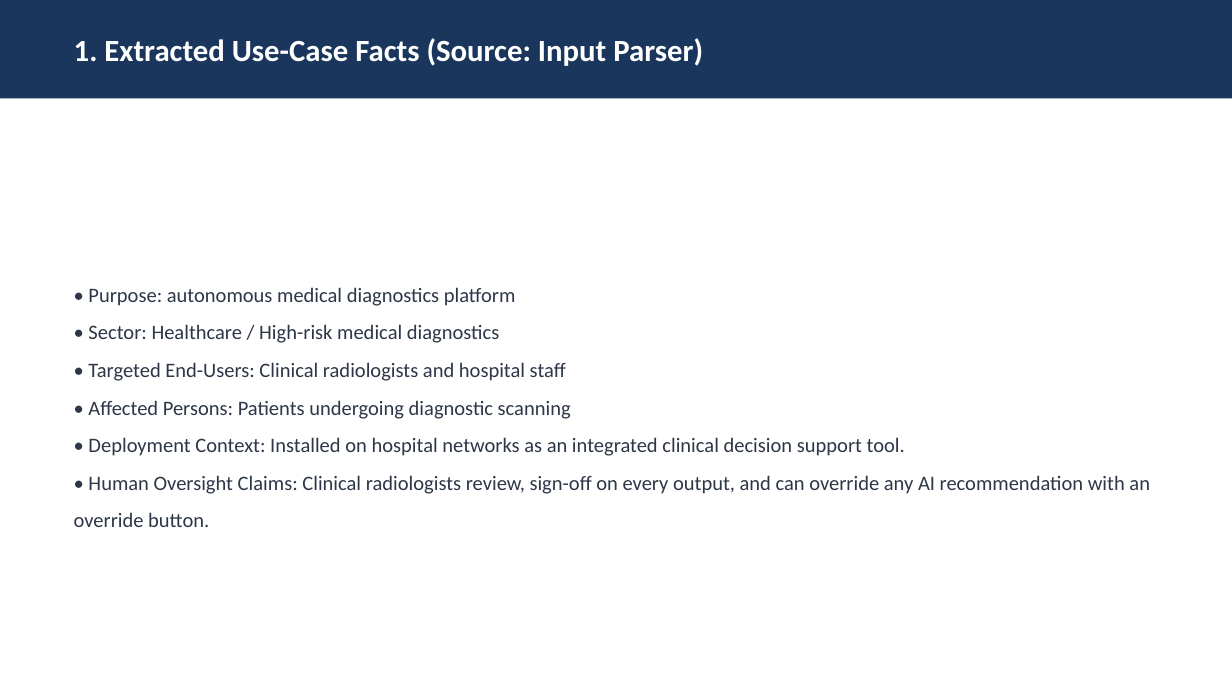
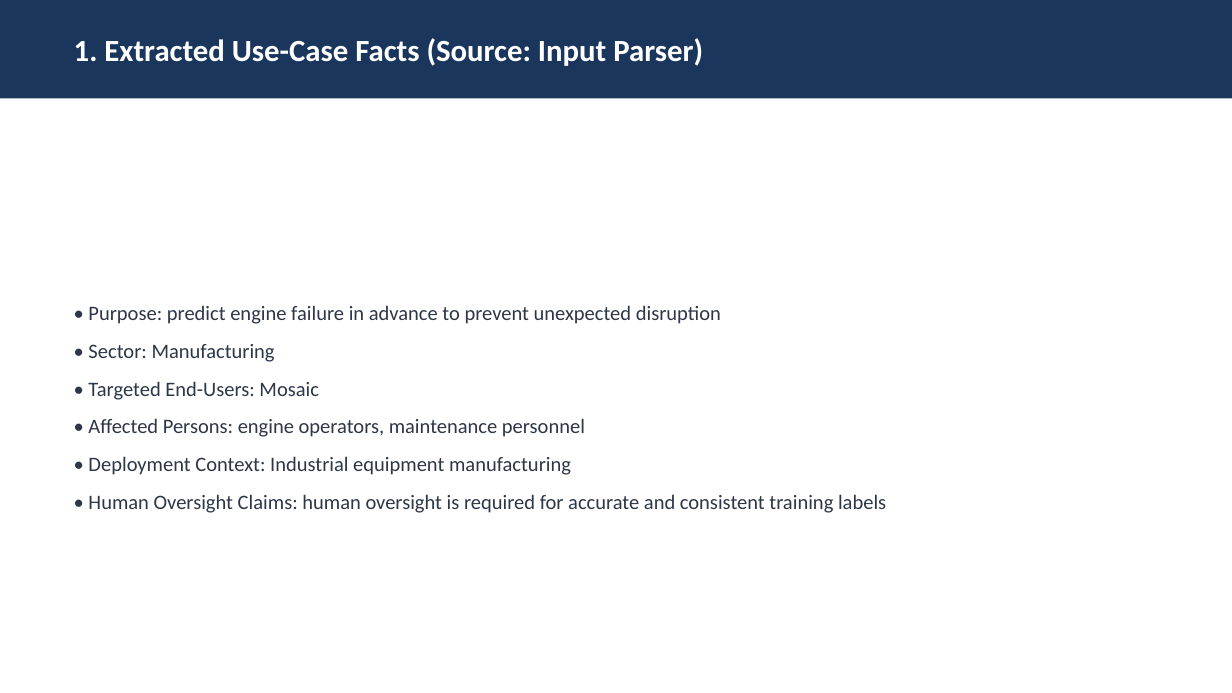
Before and after one commit to tien2108/a4good-hackathon, a slide deck: slide 2 of backend/src/public/exports/briefing-session_default.pptx. Drawn at 1232x693 pixels with LibreOffice and Linux fonts; fonts in the diff are those of the drawing. Boxes give left, top, right and bottom in pixels: in the first picture for what was removed or moved away, otherwise in the second. Text is boxed around its words. In the diff, an @@ line names an element or a change of style, - is before the commit and + after.

```diff
--- a/backend/src/public/exports/briefing-session_default.pptx
+++ b/backend/src/public/exports/briefing-session_default.pptx
@@ text at box(88, 305, 886, 513): text changed @@
-• Purpose: autonomous medical diagnostics platform
-• Sector: Healthcare / High-risk medical diagnostics
-• Targeted End-Users: Clinical radiologists and hospital staff
-• Affected Persons: Patients undergoing diagnostic scanning
-• Deployment Context: Installed on hospital networks as an integrated clinical decision support tool.
-• Human Oversight Claims: Clinical radiologists review, sign-off on every output, and can override any AI recommendation with an override button.
+• Purpose: predict engine failure in advance to prevent unexpected disruption
+• Sector: Manufacturing
+• Targeted End-Users: Mosaic
+• Affected Persons: engine operators, maintenance personnel
+• Deployment Context: Industrial equipment manufacturing
+• Human Oversight Claims: human oversight is required for accurate and consistent training labels
```
Also in this commit, not shown: 4 other slides changed, 15 other files.
